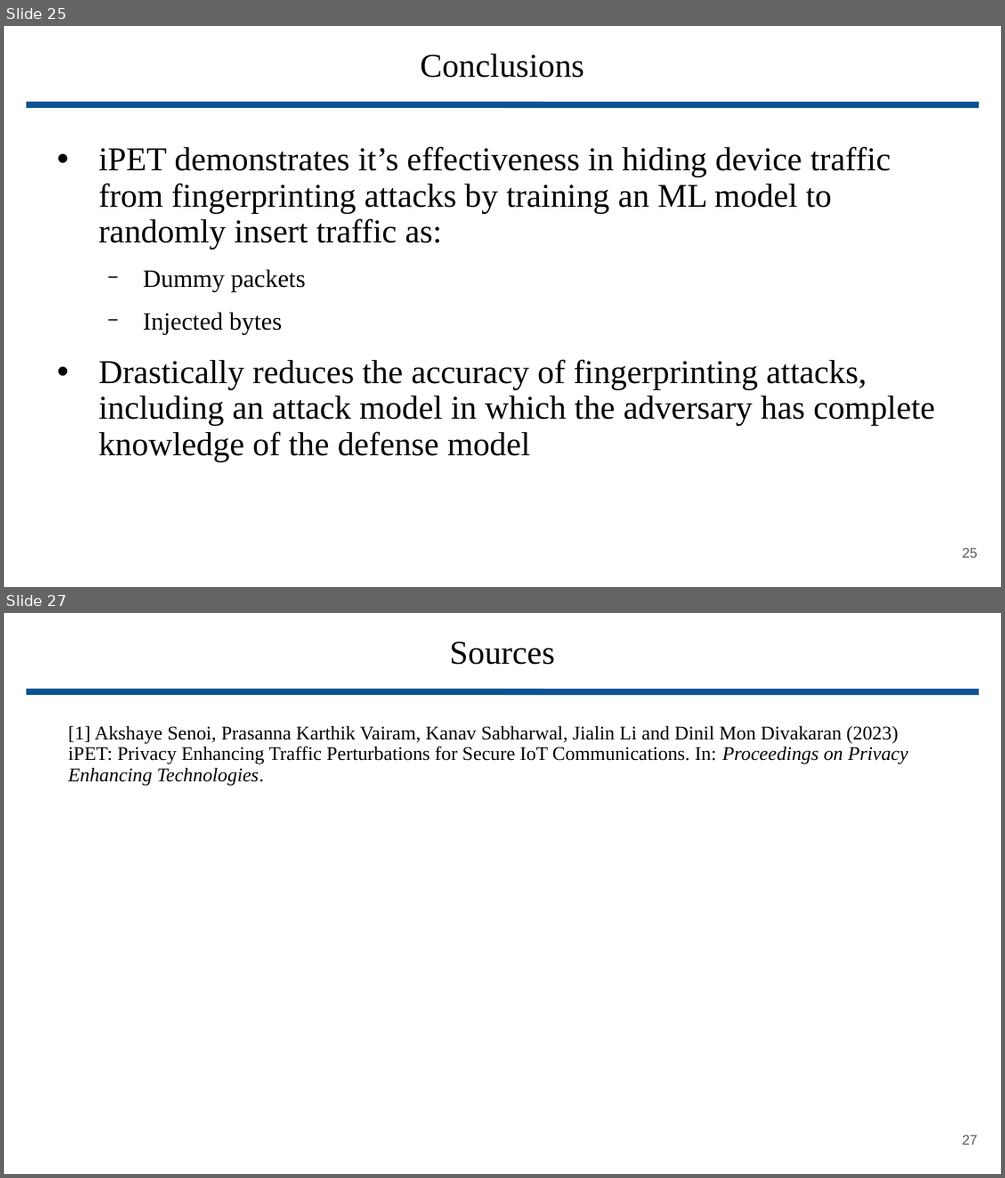
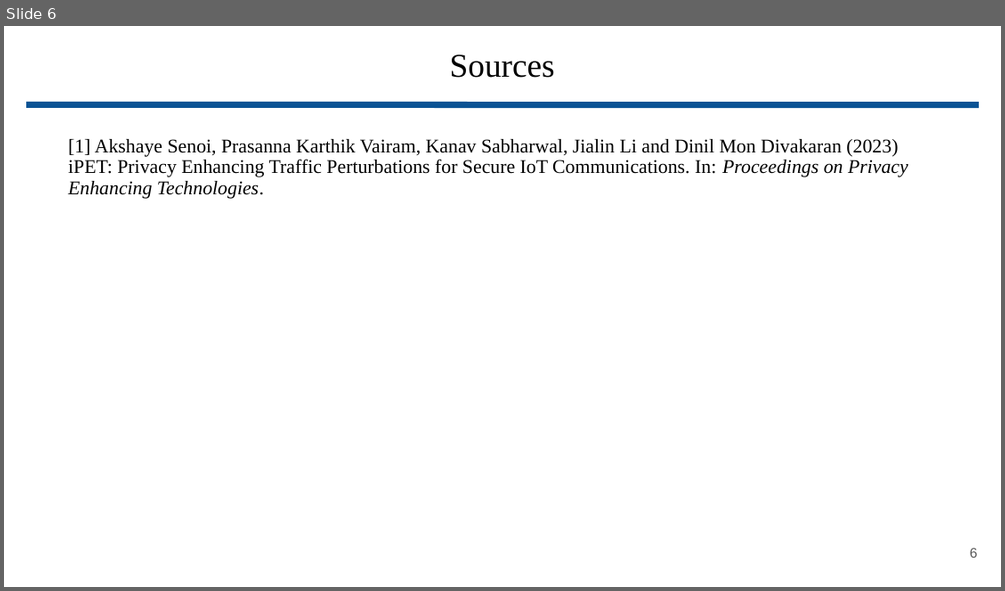
Before and after one commit to wbuz24/analysisProject, a slide deck: final.pptx. Shown one above the other, each under a label of ours: slides 25 and 27 before the commit, slide 6 after it; the slides between them are not shown. The pictures are 1005x1178 and 1005x591 pixels, drawn with LibreOffice and Linux fonts; fonts in the diff are those of the drawing. Boxes give left, top, right and bottom in pixels: in the first picture for what was removed or moved away, otherwise in the second. Text is boxed around its words. In the diff, an @@ line names an element or a change of style, - is before the commit and + after.

```diff
--- a/final.pptx
+++ b/final.pptx
@@ slide 25 removed at (4, 26, 1001, 587), background #FFFFFF @@
@@ title removed at (420, 54, 584, 78) @@
-Conclusions
@@ line removed from (26, 104) to (979, 104) @@
@@ text removed at (98, 146, 935, 461) @@
-• iPET demonstrates it’s effectiveness in hiding device traffic from fingerprinting attacks by training an ML model to randomly insert traffic as:
-  − Dummy packets
-  − Injected bytes
-• Drastically reduces the accuracy of fingerprinting attacks, including an attack model in which the adversary has complete knowledge of the defense model
@@ page number removed at (962, 548, 977, 557) @@
-25
@@ what was slide 27 is now slide 6 @@
@@ page number at (970, 548, 978, 557): text changed @@
-27
+6
```
Also in this commit, not shown: 1 slide changed, 4 slides added, 24 other slides removed.
